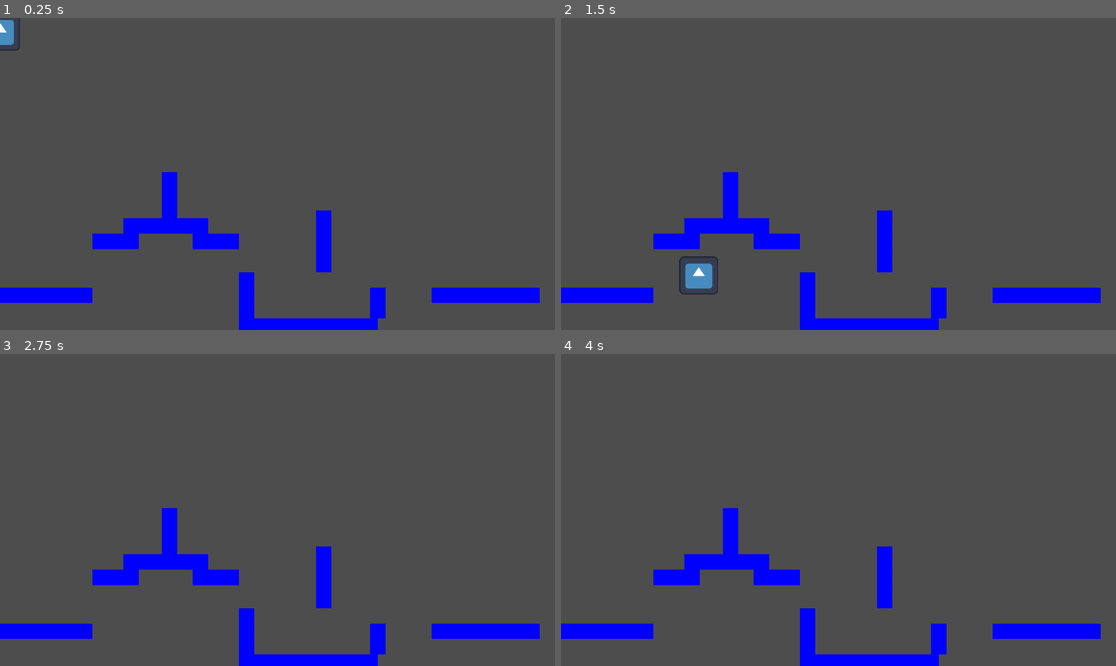
Above: before the commit, frames 1-4 (two rows, left to right).
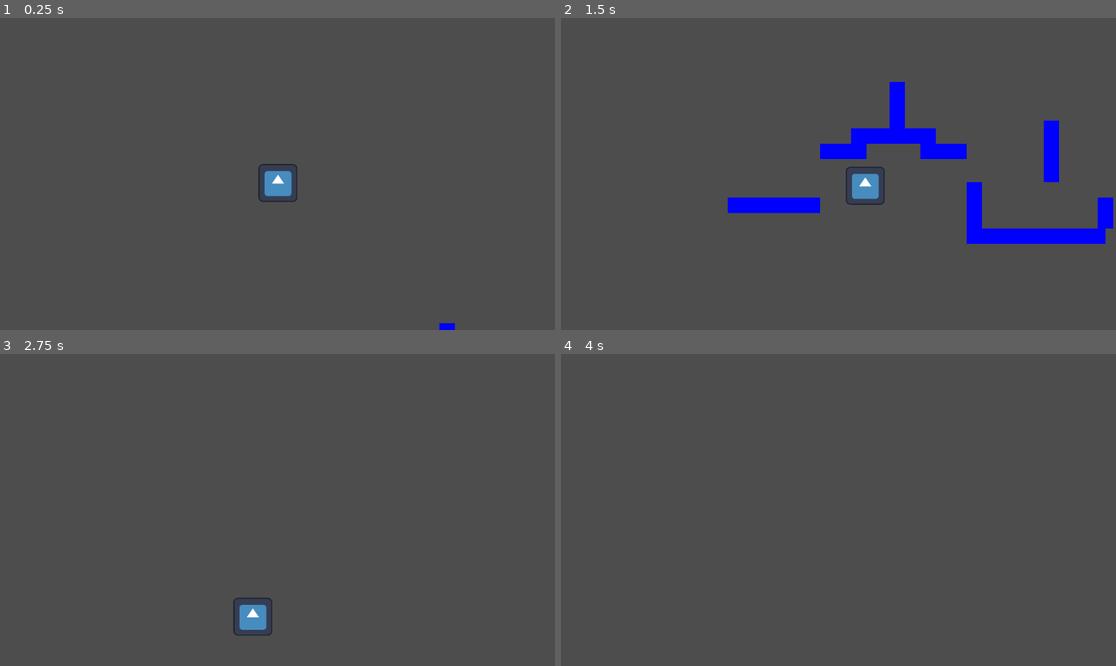
Above: after the commit, the same moments.

Repository: pepper-0/parthenon
Game: Godot game, scene res://times_square.tscn
Two runs of this game, one before a commit and one after it. Both use one fixed random seed, a clock stepped at 60 frames per second and the inputs below. The engine's default icon, where the game draws it, is replaced by a stand-in: a white triangle on a blue panel in a dark square.
Inputs:
- Up to frame 1 (0.25 s): no input
- Up to frame 2 (1.5 s): hold Right (right) from 0.53 s (still down); tap Up (jump) at 0.77 s
- Up to frame 3 (2.75 s): tap Up (jump) at 1.52 s; release Right (right) at 2.03 s; hold Left (left) from 2.03 s (still down)
- Up to frame 4 (4 s): release Left (left) at 2.78 s; hold Right (right) from 2.78 s (still down); tap Up (jump) at 3.02, 3.77 s

The runs differ from the first frame. In frame 1, 6.8% of the frame differs, in the area x 0-98%, y 0-100%; in frame 2, 12%, in the area x 0-100%, y 20-100%; in frame 3, 6.3%; in frame 4, 6.0%.

Commit message:
started event controller

Diff:
--- /dev/null
+++ b/event_controller.gd
@@ -0,0 +1 @@
+extends Node
--- a/times_square.tscn
+++ b/times_square.tscn
@@ -478,6 +478,9 @@
 position = Vector2(0.75, 0.25)
 shape = SubResource("RectangleShape2D_fpn33")
 
+[node name="Camera2D" type="Camera2D" parent="Player"]
+position_smoothing_enabled = true
+
 [node name="TileMapLayer" type="TileMapLayer" parent="."]
 tile_map_data = PackedByteArray("AAAAACMAAAAAAAAAAAAAACQAAAAAAAEAAAABACMAAAABAAAAAAABACQAAAABAAEAAAACACMAAAAAAAAAAAACAC …(2832 unchanged characters)…
 tile_set = SubResource("TileSet_8met1")
Not shown, added: event_controller.gd.uid
